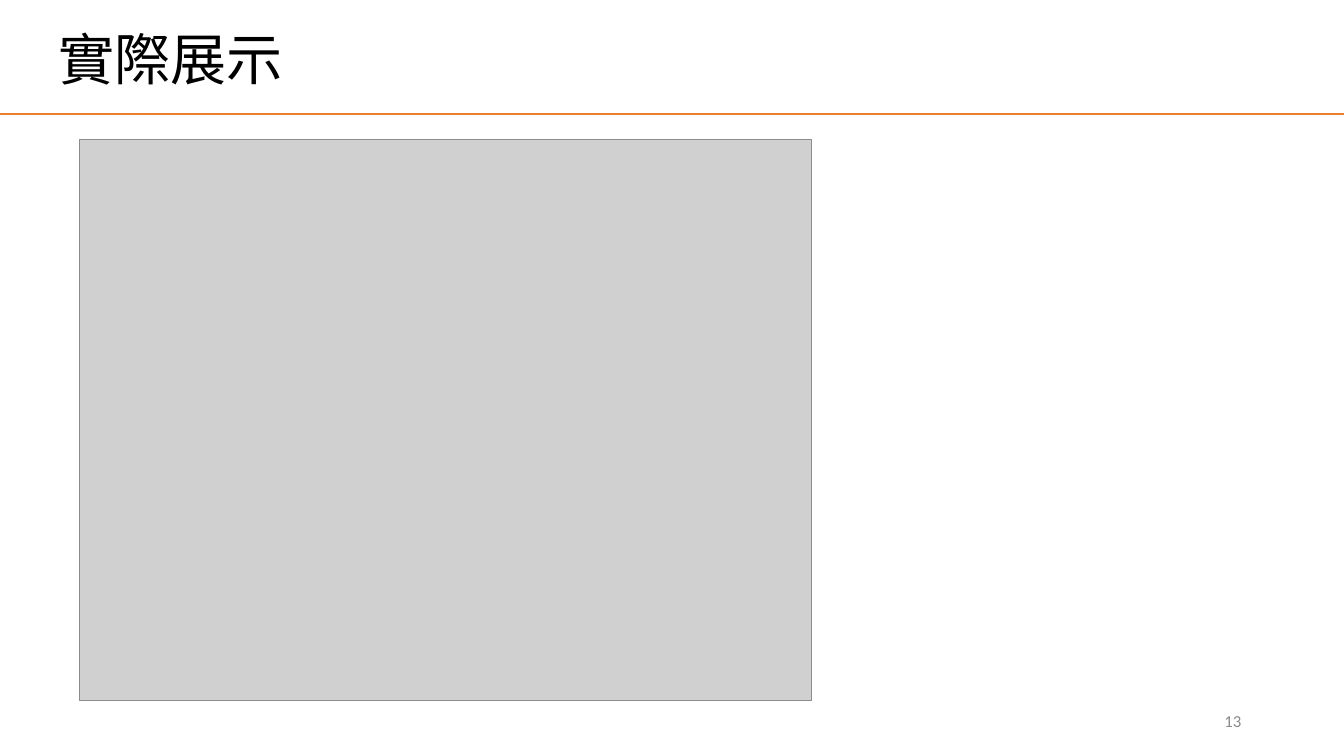
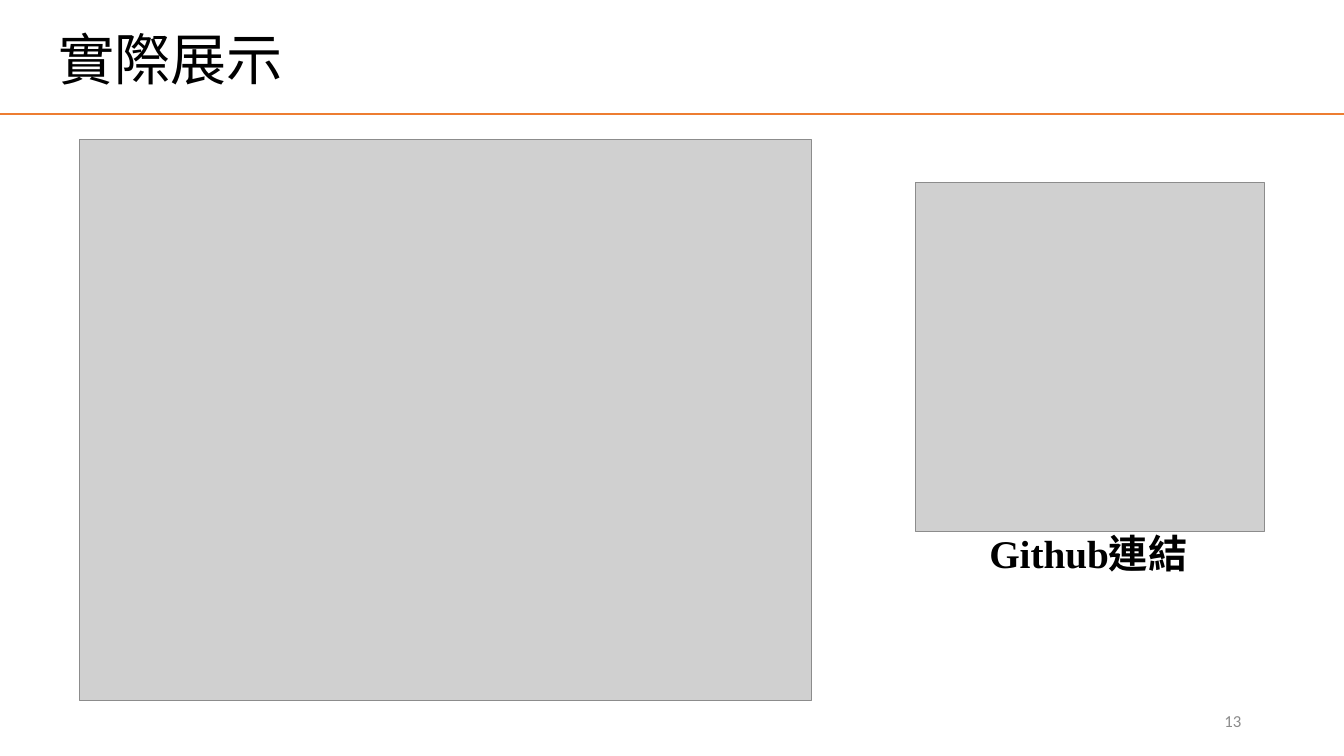
Before and after one commit to WangHanChi/Path-Planning, a slide deck: slide 13 of OOP_Final_Project.pptx. Drawn at 1344x756 pixels with LibreOffice and Linux fonts; fonts in the diff are those of the drawing; grey boxes stand for pictures. Boxes give left, top, right and bottom in pixels: in the first picture for what was removed or moved away, otherwise in the second. Text is boxed around its words. In the diff, an @@ line names an element or a change of style, - is before the commit and + after.

```diff
--- a/OOP_Final_Project.pptx
+++ b/OOP_Final_Project.pptx
@@ picture added at [915,182,1264,531] @@
@@ text added at [989,537,1187,572], 28 pt, text #000000, bold @@
+Github連結
```
Also in this commit, not shown: 2 other slides changed, 1 slide added.
